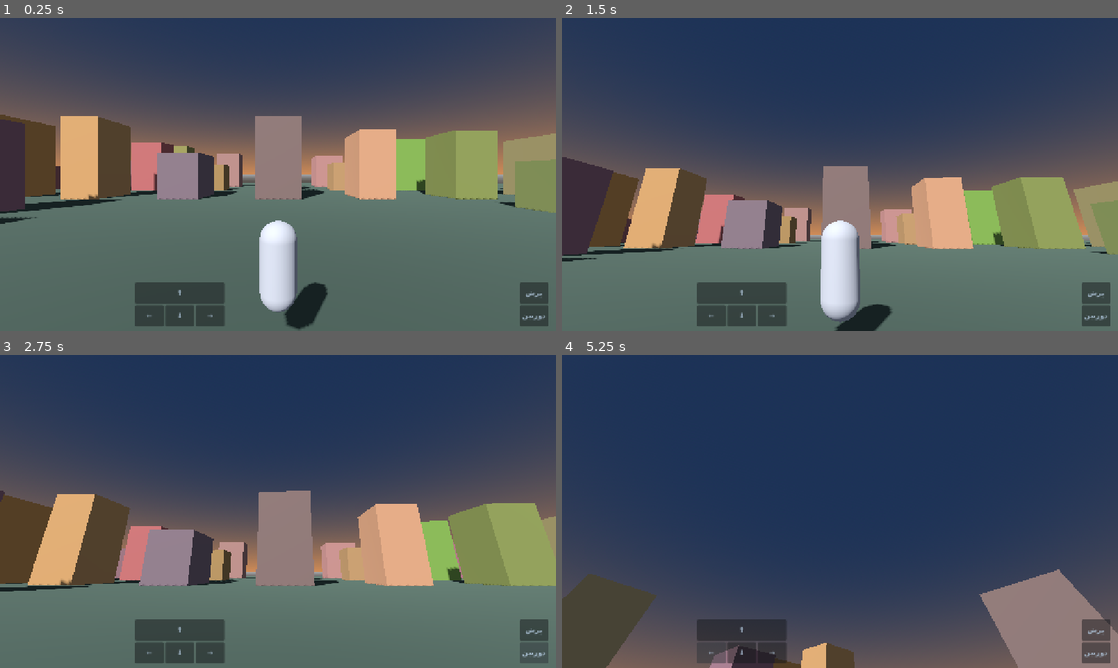
Above: before the commit, frames 1-4 (two rows, left to right).
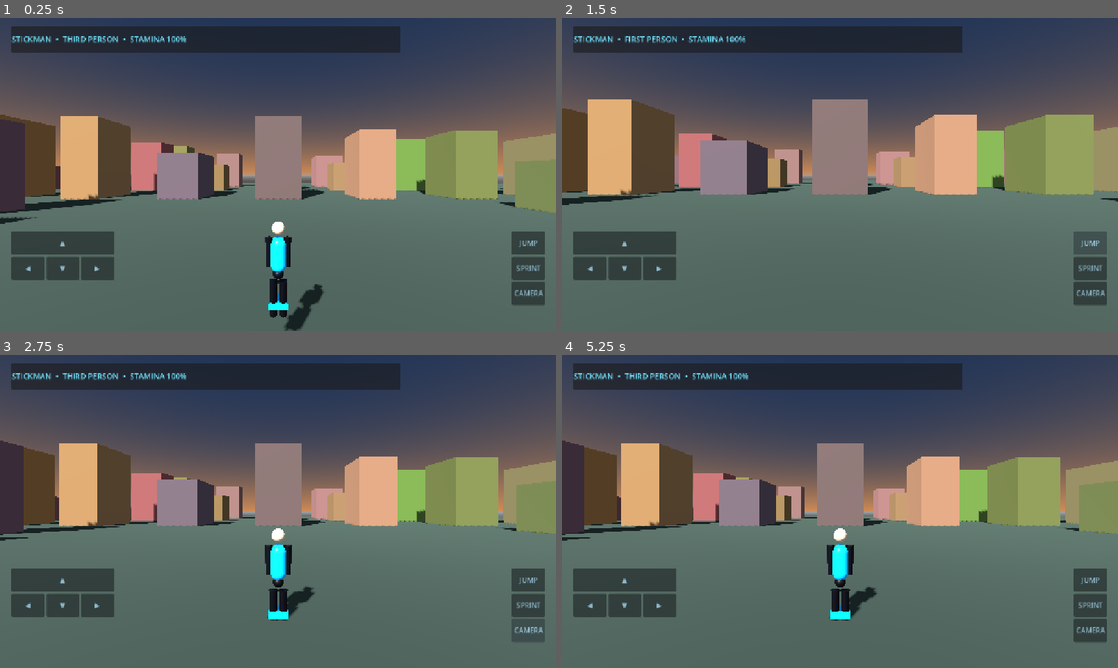
Above: after the commit, the same moments.

Repository: arezosaleh040-wq/Stickman
Game: Godot game, scene res://scenes/main.tscn
Two runs of this game, one before a commit and one after it. Both use one fixed random seed, a clock stepped at 60 frames per second and the inputs below.
Inputs (mouse positions are in pixels of both pictures, inside the frame that each line leads up to):
- Up to frame 1 (0.25 s): no input
- Up to frame 2 (1.5 s): click (1095, 293) at 0.5 s, where only the run before the commit has a clickable "پرش"; click (1090, 243) at 1.25 s, where only the run after the commit has a clickable "JUMP"
- Up to frame 3 (2.75 s): click "دوربین" (after the commit: "CAMERA") at 2 s
- Up to frame 4 (5.25 s): click (1090, 605) at 2.75 s, where only the run after the commit has a clickable "SPRINT"; click (739, 630) at 3.5 s, where only the run before the commit has a clickable "↑"; click (623, 580) at 4.25 s, where only the run after the commit has a clickable "▲"; click (712, 652) at 5 s, where only the run before the commit has a clickable "←"

The runs differ from the first frame. In frame 1, 14% of the frame differs, in the area x 2-99%, y 2-100%; in frame 2, 64%; in frame 3, 61%; in frame 4, 86%, in the area x 0-100%, y 2-100%.

Commit message:
Build improved Stickman character controller and mobile HUD

Diff:
--- a/scripts/player.gd
+++ b/scripts/player.gd
@@ -1,34 +1,49 @@
 extends CharacterBody3D
 
-@export var move_speed: float = 5.5
-@export var jump_velocity: float = 5.0
-@export var mouse_sensitivity: float = 0.0025
+@export var walk_speed := 5.2
+@export var sprint_speed := 8.4
+@export var jump_velocity := 5.6
+@export var mouse_sensitivity := 0.0022
+@export var acceleration := 18.0
+
 @onready var camera_pivot: Node3D = $CameraPivot
 @onready var camera: Camera3D = $CameraPivot/Camera3D
 @onready var body_mesh: MeshInstance3D = $Body
 
 var gravity: float = ProjectSettings.get_setting("physics/3d/default_gravity")
 var first_person := false
-var touch_actions: Dictionary = {}
+var stamina := 100.0
+var visual_root: Node3D
+var limbs: Array[Node3D] = []
+var walk_phase := 0.0
+var hud_label: Label
 
 func _ready() -> void:
 	_add_input_actions()
+	_build_character()
 	_build_touch_controls()
+	_build_hud()
 	Input.mouse_mode = Input.MOUSE_MODE_CAPTURED
 
 func _unhandled_input(event: InputEvent) -> void:
-	if event is InputEventKey and event.pressed and event.keycode == KEY_V:
-		_toggle_camera()
+	if event is InputEventKey and event.pressed:
+		if event.keycode == KEY_V:
+			_toggle_camera()
+		elif event.keycode == KEY_ESCAPE:
+			Input.mouse_mode = Input.MOUSE_MODE_VISIBLE
+	if event is InputEventMouseButton and event.pressed and event.button_index == MOUSE_BUTTON_LEFT:
+		Input.mouse_mode = Input.MOUSE_MODE_CAPTURED
 	if event is InputEventMouseMotion and Input.mouse_mode == Input.MOUSE_MODE_CAPTURED:
-		rotate_y(-event.relative.x * mouse_sensitivity)
-		camera_pivot.rotate_x(-event.relative.y * mouse_sensitivity)
-		camera_pivot.rotation.x = clamp(camera_pivot.rotation.x, -1.15, 1.15)
+		_rotate_camera(event.relative)
 	if event is InputEventScreenDrag:
-		rotate_y(-event.relative.x * mouse_sensitivity)
-		camera_pivot.rotate_x(-event.relative.y * mouse_sensitivity)
-		camera_pivot.rotation.x = clamp(camera_pivot.rotation.x, -1.15, 1.15)
-	if event is InputEventScreenTouch and event.pressed:
-		pass
+		# Reserve the left side for movement; drag on the right to look around.
+		if event.position.x > get_viewport().get_visible_rect().size.x * 0.42:
+			_rotate_camera(event.relative)
+
+func _rotate_camera(relative: Vector2) -> void:
+	rotate_y(-relative.x * mouse_sensitivity)
+	camera_pivot.rotate_x(-relative.y * mouse_sensitivity)
+	camera_pivot.rotation.x = clamp(camera_pivot.rotation.x, -1.1, 1.1)
 
 func _physics_process(delta: float) -> void:
 	if not is_on_floor():
@@ -36,17 +51,127 @@
 
 	var input_vector := Input.get_vector("move_left", "move_right", "move_forward", "move_back")
 	var direction := (transform.basis * Vector3(input_vector.x, 0, input_vector.y)).normalized()
+	var wants_sprint := Input.is_action_pressed("sprint") and stamina > 1.0 and input_vector.length() > 0.1
+	var target_speed := sprint_speed if wants_sprint else walk_speed
+
+	if wants_sprint:
+		stamina = maxf(0.0, stamina - 22.0 * delta)
+	else:
+		stamina = minf(100.0, stamina + 13.0 * delta)
+
 	if direction.length() > 0.01:
-		velocity.x = direction.x * move_speed
-		velocity.z = direction.z * move_speed
-	else:
-		velocity.x = move_toward(velocity.x, 0.0, move_speed * 5.0 * delta)
-		velocity.z = move_toward(velocity.z, 0.0, move_speed * 5.0 * delta)
+		velocity.x = move_toward(velocity.x, direction.x * target_speed, acceleration * delta)
+		velocity.z = move_toward(velocity.z, direction.z * target_speed, acceleration * delta)
+	else:
+		velocity.x = move_toward(velocity.x, 0.0, acceleration * delta)
+		velocity.z = move_toward(velocity.z, 0.0, acceleration * delta)
 
 	if Input.is_action_just_pressed("jump") and is_on_floor():
 		velocity.y = jump_velocity
 
 	move_and_slide()
+	_animate_character(delta, input_vector.length() > 0.1)
+	if hud_label:
+		hud_label.text = "STICKMAN  •  %s  •  STAMINA %d%%" % ["FIRST PERSON" if first_person else "THIRD PERSON", int(stamina)]
+
+func _animate_character(delta: float, moving: bool) -> void:
+	if moving:
+		walk_phase += delta * (11.0 if stamina < 5.0 else 13.0 if Input.is_action_pressed("sprint") else 8.0)
+	else:
+		walk_phase = move_toward(walk_phase, 0.0, delta * 5.0)
+	for i in range(limbs.size()):
+		var amount := sin(walk_phase + (PI if i % 2 == 1 else 0.0)) * 0.62 if moving else 0.0
+		limbs[i].rotation.x = lerpf(limbs[i].rotation.x, amount, delta * 12.0)
+
+func _build_character() -> void:
+	body_mesh.visible = false
+	visual_root = Node3D.new()
+	visual_root.name = "StickmanVisual"
+	add_child(visual_root)
+
+	var dark := _material(Color(0.045, 0.055, 0.075), 0.38)
+	var accent := _material(Color(0.05, 0.72, 0.95), 0.3)
+	var skin := _material(Color(0.92, 0.78, 0.62), 0.55)
+	_add_sphere("Head", Vector3(0, 1.66, 0), Vector3(0.27, 0.27, 0.27), skin)
+	_add_capsule("Torso", Vector3(0, 1.12, 0), 0.16, 0.72, accent)
+	_add_capsule("Hip", Vector3(0, 0.72, 0), 0.17, 0.22, dark)
+	_add_limb("LeftArm", Vector3(-0.19, 1.39, 0), 0.075, 0.58, dark, 0)
+	_add_limb("RightArm", Vector3(0.19, 1.39, 0), 0.075, 0.58, dark, 1)
+	_add_limb("LeftLeg", Vector3(-0.1, 0.48, 0), 0.09, 0.7, dark, 2)
+	_add_limb("RightLeg", Vector3(0.1, 0.48, 0), 0.09, 0.7, dark, 3)
+	_add_box("LeftFoot", Vector3(-0.1, 0.09, -0.07), Vector3(0.18, 0.13, 0.34), accent)
+	_add_box("RightFoot", Vector3(0.1, 0.09, -0.07), Vector3(0.18, 0.13, 0.34), accent)
+
+func _material(color: Color, rough: float) -> StandardMaterial3D:
+	var mat := StandardMaterial3D.new()
+	mat.albedo_color = color
+	mat.roughness = rough
+	return mat
+
+func _add_sphere(label: String, pos: Vector3, scale_value: Vector3, mat: Material) -> void:
+	var node := MeshInstance3D.new()
+	node.name = label
+	var mesh := SphereMesh.new()
+	mesh.radius = 0.5
+	mesh.height = 1.0
+	node.mesh = mesh
+	node.position = pos
+	node.scale = scale_value
+	node.material_override = mat
+	visual_root.add_child(node)
+
+func _add_capsule(label: String, pos: Vector3, radius: float, height: float, mat: Material) -> void:
+	var node := MeshInstance3D.new()
+	node.name = label
+	var mesh := CapsuleMesh.new()
+	mesh.radius = radius
+	mesh.height = height
+	node.mesh = mesh
+	node.position = pos
+	node.material_override = mat
+	visual_root.add_child(node)
+
+func _add_limb(label: String, pos: Vector3, radius: float, length: float, mat: Material, index: int) -> void:
+	var pivot := Node3D.new()
+	pivot.name = label + "Pivot"
+	pivot.position = pos
+	visual_root.add_child(pivot)
+	var mesh_node := MeshInstance3D.new()
+	var mesh := CylinderMesh.new()
+	mesh.top_radius = radius
+	mesh.bottom_radius = radius * 0.82
+	mesh.height = length
+	mesh_node.mesh = mesh
+	mesh_node.position.y = -length * 0.38
+	mesh_node.material_override = mat
+	pivot.add_child(mesh_node)
+	_add_sphere_to(pivot, Vector3(0, -length * 0.78, 0), Vector3(radius * 1.1, radius * 1.1, radius * 1.1), mat)
+	limbs.append(pivot)
+
+func _add_sphere_to(parent: Node3D, pos: Vector3, scale_value: Vector3, mat: Material) -> void:
+	var node := MeshInstance3D.new()
+	var mesh := SphereMesh.new()
+	node.mesh = mesh
+	node.position = pos
+	node.scale = scale_value
+	node.material_override = mat
+	parent.add_child(node)
+
+func _add_box(label: String, pos: Vector3, size_value: Vector3, mat: Material) -> void:
+	var node := MeshInstance3D.new()
+	node.name = label
+	var mesh := BoxMesh.new()
+	mesh.size = size_value
+	node.mesh = mesh
+	node.position = pos
+	node.material_override = mat
+	visual_root.add_child(node)
+
+func _toggle_camera() -> void:
+	first_person = not first_person
+	camera.position = Vector3(0, 0.03, 0.02) if first_person else Vector3(0, 0.55, 4.1)
+	camera_pivot.position.y = 1.58
+	visual_root.visible = not first_person
 
 func _add_input_actions() -> void:
 	var keys := {
@@ -54,7 +179,8 @@
 		"move_right": [KEY_D, KEY_RIGHT],
 		"move_forward": [KEY_W, KEY_UP],
 		"move_back": [KEY_S, KEY_DOWN],
-		"jump": [KEY_SPACE]
+		"jump": [KEY_SPACE],
+		"sprint": [KEY_SHIFT]
 	}
 	for action in keys:
 		if not InputMap.has_action(action):
@@ -64,52 +190,58 @@
 			key_event.keycode = keycode
 			InputMap.action_add_event(action, key_event)
 
-func _toggle_camera() -> void:
-	first_person = not first_person
-	camera.position = Vector3(0, 0.05, 0) if first_person else Vector3(0, 1.2, 4.2)
-	body_mesh.visible = not first_person
+func _build_hud() -> void:
+	var layer := CanvasLayer.new()
+	layer.name = "GameHUD"
+	add_child(layer)
+	var panel := PanelContainer.new()
+	panel.anchor_left = 0.02
+	panel.anchor_top = 0.025
+	panel.anchor_right = 0.72
+	panel.anchor_bottom = 0.11
+	layer.add_child(panel)
+	hud_label = Label.new()
+	hud_label.text = "STICKMAN  •  EXPLORATION"
+	hud_label.add_theme_color_override("font_color", Color(0.45, 0.9, 1.0))
+	hud_label.add_theme_font_size_override("font_size", 18)
+	panel.add_child(hud_label)
 
 func _build_touch_controls() -> void:
 	var layer := CanvasLayer.new()
 	layer.name = "MobileControls"
 	add_child(layer)
-
 	var panel := HBoxContainer.new()
-	panel.anchor_left = 0.5
-	panel.anchor_top = 1.0
-	panel.anchor_right = 1.0
-	panel.anchor_bottom = 1.0
-	panel.offset_left = -330
-	panel.offset_top = -112
-	panel.offset_right = -18
-	panel.offset_bottom = -18
-	panel.add_theme_constant_override("separation", 8)
+	panel.anchor_left = 0.02
+	panel.anchor_top = 0.68
+	panel.anchor_right = 0.98
+	panel.anchor_bottom = 0.98
+	panel.add_theme_constant_override("separation", 10)
 	layer.add_child(panel)
 
-	var left_group := VBoxContainer.new()
-	panel.add_child(left_group)
-	_add_touch_button(left_group, "↑", "move_forward")
-	var middle := HBoxContainer.new()
-	left_group.add_child(middle)
-	_add_touch_button(middle, "←", "move_left")
-	_add_touch_button(middle, "↓", "move_back")
-	_add_touch_button(middle, "→", "move_right")
+	var movement := VBoxContainer.new()
+	panel.add_child(movement)
+	_add_touch_button(movement, "▲", "move_forward")
+	var row := HBoxContainer.new()
+	movement.add_child(row)
+	_add_touch_button(row, "◀", "move_left")
+	_add_touch_button(row, "▼", "move_back")
+	_add_touch_button(row, "▶", "move_right")
 
 	var spacer := Control.new()
 	spacer.size_flags_horizontal = Control.SIZE_EXPAND_FILL
 	panel.add_child(spacer)
-
-	var right_group := VBoxContainer.new()
-	panel.add_child(right_group)
-	_add_touch_button(right_group, "پرش", "jump")
-	_add_touch_button(right_group, "دوربین", "camera_toggle")
+	var actions := VBoxContainer.new()
+	panel.add_child(actions)
+	_add_touch_button(actions, "JUMP", "jump")
+	_add_touch_button(actions, "SPRINT", "sprint")
+	_add_touch_button(actions, "CAMERA", "camera_toggle")
 
 func _add_touch_button(parent: Control, caption: String, action: String) -> void:
 	var button := Button.new()
 	button.text = caption
-	button.custom_minimum_size = Vector2(66, 48)
+	button.custom_minimum_size = Vector2(76, 54)
 	button.focus_mode = Control.FOCUS_NONE
-	button.modulate = Color(0.8, 0.9, 1.0, 0.82)
+	button.modulate = Color(0.7, 0.9, 1.0, 0.88)
 	parent.add_child(button)
 	if action == "camera_toggle":
 		button.pressed.connect(_toggle_camera)
